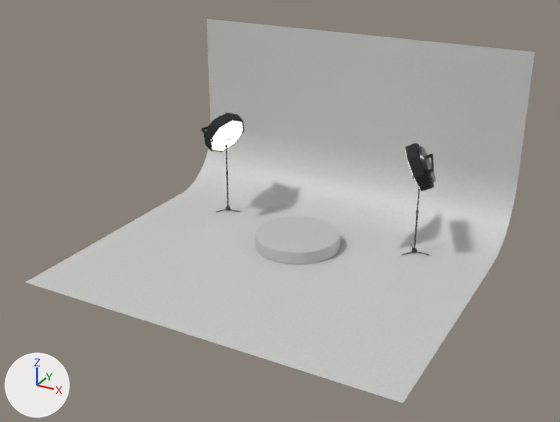
A saved change to the Blender file scene_lab/white_studio/generated/white_studio_v2.blend.
Both versions are drawn from a 50 mm camera at (12.37, -23.89, 13.23) aimed at (0.24, -1.84, 2.2). The axes (+X, +Y, +Z) are drawn at lower left. The lights are the same throughout. The older version comes first.

Script lines for the objects in view, before the commit:
```python
ob_prop_fillfixture_shell = bpy.data.objects.new('PROP_FillFixture_Shell', me_cylinder_016)
ob_prop_fillfixture_shell.parent = ob_prop_fillfixture_headrig
ob_prop_fillfixture_shell.location = (0.0, 0.0, 0.0)
ob_prop_fillfixture_stand_basehub = bpy.data.objects.new('PROP_FillFixture_Stand_BaseHub', me_cylinder_011)
ob_prop_fillfixture_stand_basehub.location = (4.15, 1.57, 0.09)
ob_prop_fillfixture_stand_collara = bpy.data.objects.new('PROP_FillFixture_Stand_CollarA', me_cylinder_014)
ob_prop_fillfixture_stand_collara.location = (4.15, 1.57, 1.68)
ob_prop_fillfixture_stand_lowerpole = bpy.data.objects.new('PROP_FillFixture_Stand_LowerPole', me_cylinder_012)
ob_prop_fillfixture_stand_lowerpole.location = (4.15, 1.57, 0.93)
ob_prop_fillfixture_stand_upperpole = bpy.data.objects.new('PROP_FillFixture_Stand_UpperPole', me_cylinder_013)
ob_prop_fillfixture_stand_upperpole.location = (4.15, 1.57, 2.28)
ob_prop_keyfixture_diffuser = bpy.data.objects.new('PROP_KeyFixture_Diffuser', me_cylinder_008)
ob_prop_keyfixture_diffuser.parent = ob_prop_keyfixture_headrig
ob_prop_keyfixture_diffuser.location = (0.0, 0.0, -0.215)
ob_prop_keyfixture_headrig = bpy.data.objects.new('PROP_KeyFixture_HeadRig', None)
ob_prop_keyfixture_headrig.location = (-4.15, 1.45, 3.48)
ob_prop_keyfixture_headrig.rotation_euler = (1.118, 0.0, -1.907)  # degrees (64, 0, -109)
ob_prop_keyfixture_stand_lowerpole = bpy.data.objects.new('PROP_KeyFixture_Stand_LowerPole', me_cylinder_002)
ob_prop_keyfixture_stand_lowerpole.location = (-4.15, 1.57, 0.93)
ob_prop_keyfixture_stand_upperpole = bpy.data.objects.new('PROP_KeyFixture_Stand_UpperPole', me_cylinder_003)
ob_prop_keyfixture_stand_upperpole.location = (-4.15, 1.57, 2.28)
# also in view: 'PROP_KeyFixture_Shell' at (-4.15, 1.45, 3.48); 'ARCH_Cyclorama' at (0.0, -1.25, 3.65); 'STAGE_Pedestal' at (0.0, 0.0, 0.26)
```
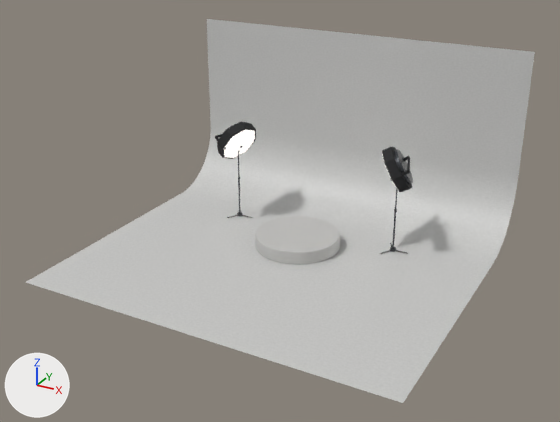
ob_prop_keyfixture_headrig is not drawn itself; it is the parent of ob_prop_keyfixture_shell, ob_prop_keyfixture_rearhousing, ob_prop_keyfixture_diffuser, ob_prop_keyfixture_yokel, ob_prop_keyfixture_yoker, ob_prop_keyfixture_yokeback, ob_prop_keyfixture_pivotl, ob_prop_keyfixture_pivotr.
ob_prop_fillfixture_headrig is not drawn itself; it is the parent of ob_prop_fillfixture_shell, ob_prop_fillfixture_rearhousing, ob_prop_fillfixture_diffuser, ob_prop_fillfixture_yokel, ob_prop_fillfixture_yoker, ob_prop_fillfixture_yokeback, ob_prop_fillfixture_pivotl, ob_prop_fillfixture_pivotr.

Where the change shows, as pixel boxes (x1, y1, x2, y2) in the pictures (560 x 422 px):
'PROP_FillFixture_Shell', moved, turned
    before: (405, 143, 434, 191)
    after: (382, 147, 412, 192)
'PROP_KeyFixture_Diffuser', moved, turned
    before: (211, 120, 243, 151)
    after: (224, 129, 255, 158)
'PROP_KeyFixture_Shell', moved, turned
    before: (204, 113, 244, 152)
    after: (217, 122, 256, 159)
'PROP_FillFixture_RearHousing', moved, turned
    before: (418, 146, 436, 183)
    after: (394, 149, 413, 184)
'PROP_FillFixture_Stand_LowerPole', moved
    before: (414, 210, 418, 250)
    after: (392, 208, 397, 248)
'PROP_KeyFixture_Stand_LowerPole', moved
    before: (226, 171, 229, 207)
    after: (238, 176, 240, 213)
'PROP_FillFixture_YokeL', moved, turned
    before: (412, 169, 433, 179)
    after: (390, 170, 409, 181)
'PROP_KeyFixture_Stand_UpperPole', moved
    before: (226, 147, 228, 171)
    after: (238, 152, 240, 177)
'PROP_FillFixture_Stand_BaseHub', moved
    before: (411, 248, 417, 253)
    after: (390, 247, 396, 252)
'PROP_KeyFixture_YokeR', moved, turned
    before: (201, 128, 213, 142)
    after: (215, 136, 226, 150)
'PROP_FillFixture_Diffuser', moved, turned
    before: (405, 150, 420, 189)
    after: (382, 154, 397, 188)
'PROP_KeyFixture_YokeBack', moved, turned
    before: (203, 126, 208, 130)
    after: (216, 134, 222, 138)

Patch to the scene script:
```diff
--- a/scene_lab/white_studio/generated/white_studio_v2.blend.py
+++ b/scene_lab/white_studio/generated/white_studio_v2.blend.py
@@ ob_prop_keyfixture_stand_lowerpole @@
 ob_prop_keyfixture_stand_lowerpole = bpy.data.objects.new('PROP_KeyFixture_Stand_LowerPole', me_cylinder_002)
-ob_prop_keyfixture_stand_lowerpole.location = (-4.15, 1.57, 0.93)
+ob_prop_keyfixture_stand_lowerpole.location = (-3.4, 1.3, 0.93)
@@ ob_prop_keyfixture_stand_upperpole @@
 ob_prop_keyfixture_stand_upperpole = bpy.data.objects.new('PROP_KeyFixture_Stand_UpperPole', me_cylinder_003)
-ob_prop_keyfixture_stand_upperpole.location = (-4.15, 1.57, 2.28)
+ob_prop_keyfixture_stand_upperpole.location = (-3.4, 1.3, 2.28)
@@ ob_prop_keyfixture_headrig @@
 ob_prop_keyfixture_headrig = bpy.data.objects.new('PROP_KeyFixture_HeadRig', None)
-ob_prop_keyfixture_headrig.location = (-4.15, 1.45, 3.48)
-ob_prop_keyfixture_headrig.rotation_euler = (1.118, 0.0, -1.907)  # degrees (64, 0, -109)
+ob_prop_keyfixture_headrig.location = (-3.4, 1.2, 3.34)
+ob_prop_keyfixture_headrig.rotation_euler = (1.064, 0.0, -1.91)  # degrees (61, 0, -109)
@@ ob_prop_keyfixture_diffuser @@
 ob_prop_keyfixture_diffuser.parent = ob_prop_keyfixture_headrig
-ob_prop_keyfixture_diffuser.location = (0.0, 0.0, -0.215)
+ob_prop_keyfixture_diffuser.location = (0.0, 0.0, -0.205)
 _m = ob_prop_keyfixture_diffuser.modifiers.new('Bevel', 'BEVEL')
@@ ob_prop_fillfixture_stand_basehub @@
 ob_prop_fillfixture_stand_basehub = bpy.data.objects.new('PROP_FillFixture_Stand_BaseHub', me_cylinder_011)
-ob_prop_fillfixture_stand_basehub.location = (4.15, 1.57, 0.09)
+ob_prop_fillfixture_stand_basehub.location = (3.4, 1.3, 0.09)
 _m = ob_prop_fillfixture_stand_basehub.modifiers.new('Bevel', 'BEVEL')
@@ ob_prop_fillfixture_stand_lowerpole @@
 ob_prop_fillfixture_stand_lowerpole = bpy.data.objects.new('PROP_FillFixture_Stand_LowerPole', me_cylinder_012)
-ob_prop_fillfixture_stand_lowerpole.location = (4.15, 1.57, 0.93)
+ob_prop_fillfixture_stand_lowerpole.location = (3.4, 1.3, 0.93)
@@ ob_prop_fillfixture_stand_upperpole @@
 ob_prop_fillfixture_stand_upperpole = bpy.data.objects.new('PROP_FillFixture_Stand_UpperPole', me_cylinder_013)
-ob_prop_fillfixture_stand_upperpole.location = (4.15, 1.57, 2.28)
+ob_prop_fillfixture_stand_upperpole.location = (3.4, 1.3, 2.28)
@@ ob_prop_fillfixture_stand_collara @@
 ob_prop_fillfixture_stand_collara = bpy.data.objects.new('PROP_FillFixture_Stand_CollarA', me_cylinder_014)
-ob_prop_fillfixture_stand_collara.location = (4.15, 1.57, 1.68)
+ob_prop_fillfixture_stand_collara.location = (3.4, 1.3, 1.68)
 _m = ob_prop_fillfixture_stand_collara.modifiers.new('Bevel', 'BEVEL')
@@ ob_prop_fillfixture_headrig @@
 ob_prop_fillfixture_headrig = bpy.data.objects.new('PROP_FillFixture_HeadRig', None)
-ob_prop_fillfixture_headrig.location = (4.15, 1.45, 3.48)
-ob_prop_fillfixture_headrig.rotation_euler = (1.118, 0.0, 1.907)  # degrees (64, 0, 109)
+ob_prop_fillfixture_headrig.location = (3.4, 1.2, 3.34)
+ob_prop_fillfixture_headrig.rotation_euler = (1.064, 0.0, 1.91)  # degrees (61, 0, 109)
@@ ob_prop_fillfixture_rearhousing @@
 ob_prop_fillfixture_rearhousing.parent = ob_prop_fillfixture_headrig
-ob_prop_fillfixture_rearhousing.location = (0.0, 0.0, 0.25)
+ob_prop_fillfixture_rearhousing.location = (0.0, 0.0, 0.23)
 _m = ob_prop_fillfixture_rearhousing.modifiers.new('Bevel', 'BEVEL')
@@ ob_prop_fillfixture_diffuser @@
 ob_prop_fillfixture_diffuser.parent = ob_prop_fillfixture_headrig
-ob_prop_fillfixture_diffuser.location = (0.0, 0.0, -0.215)
+ob_prop_fillfixture_diffuser.location = (0.0, 0.0, -0.205)
 _m = ob_prop_fillfixture_diffuser.modifiers.new('Bevel', 'BEVEL')
@@ ob_prop_fillfixture_yokel @@
 ob_prop_fillfixture_yokel.parent = ob_prop_fillfixture_headrig
-ob_prop_fillfixture_yokel.location = (-0.78, 0.0, 0.12)
+ob_prop_fillfixture_yokel.location = (-0.75, 0.0, 0.11)
 _m = ob_prop_fillfixture_yokel.modifiers.new('Bevel', 'BEVEL')
@@ ob_prop_fillfixture_yoker @@
 ob_prop_fillfixture_yoker.parent = ob_prop_fillfixture_headrig
-ob_prop_fillfixture_yoker.location = (0.78, 0.0, 0.12)
+ob_prop_fillfixture_yoker.location = (0.75, 0.0, 0.11)
 _m = ob_prop_fillfixture_yoker.modifiers.new('Bevel', 'BEVEL')
@@ ob_prop_fillfixture_yokeback @@
 ob_prop_fillfixture_yokeback.parent = ob_prop_fillfixture_headrig
-ob_prop_fillfixture_yokeback.location = (0.0, 0.0, 0.48)
+ob_prop_fillfixture_yokeback.location = (0.0, 0.0, 0.45)
 _m = ob_prop_fillfixture_yokeback.modifiers.new('Bevel', 'BEVEL')
```
